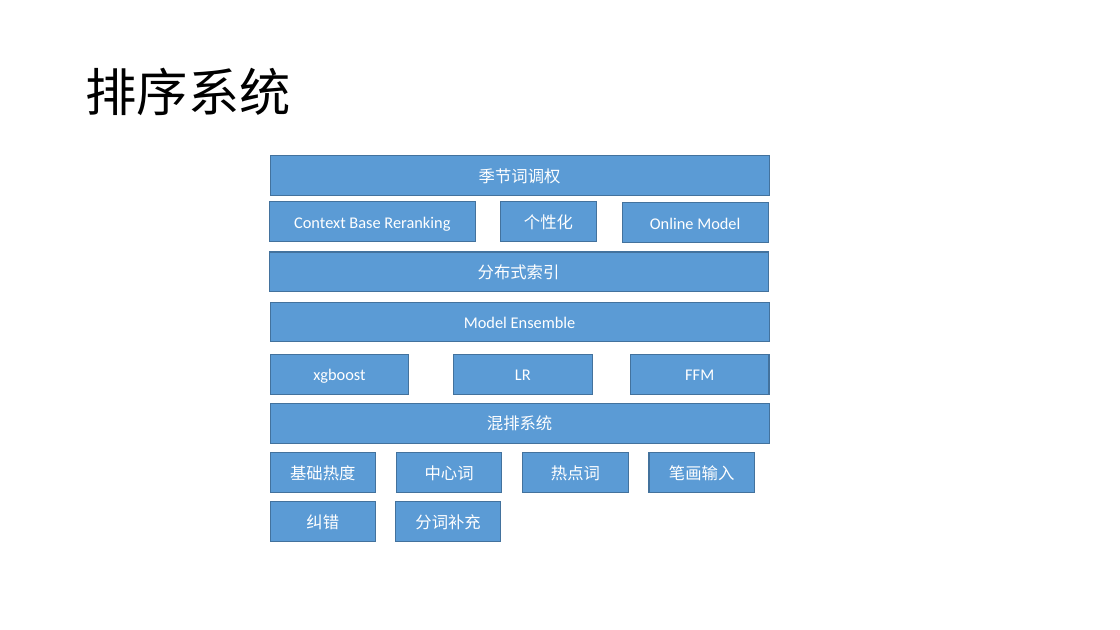
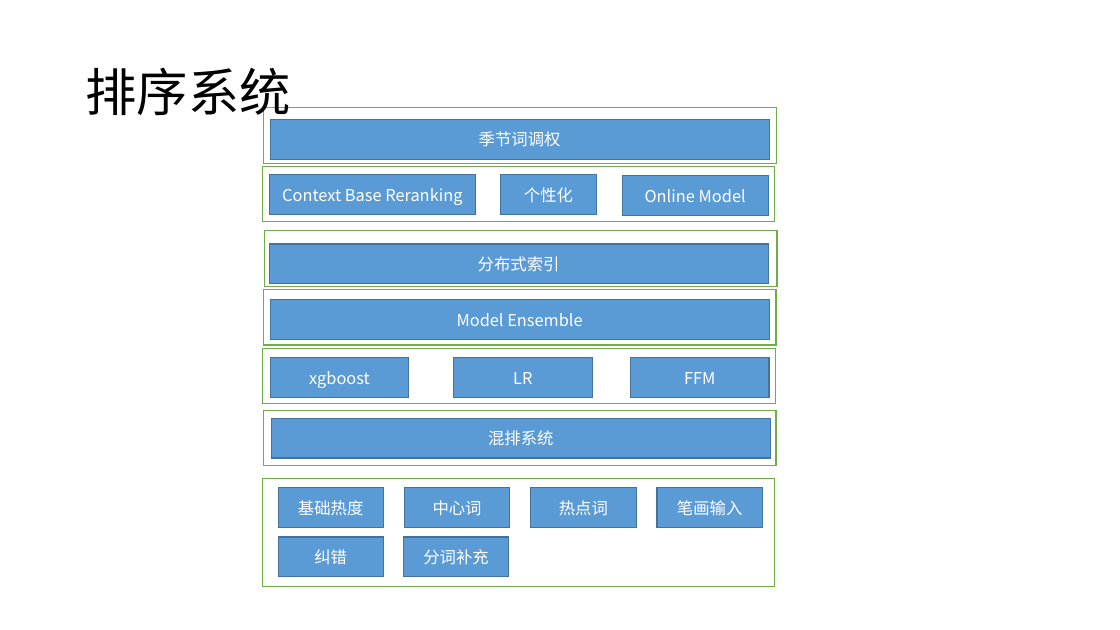
Before and after one commit to sampsonguo/hexo, a slide deck: slide 25 of docs/search/JD-search.pptx (slide 7 before the commit). Drawn at 1120x630 pixels with LibreOffice and Linux fonts; fonts in the diff are those of the drawing. Boxes give left, top, right and bottom in pixels: in the first picture for what was removed or moved away, otherwise in the second. Text is boxed around its words. In the diff, an @@ line names an element or a change of style, - is before the commit and + after.

```diff
--- a/docs/search/JD-search.pptx
+++ b/docs/search/JD-search.pptx
@@ rectangle added at [264, 108, 776, 163], fill #FFFFFF, outline #70AD47 1 pt @@
@@ rectangle "季节词调权": place and size @@
-rectangle "季节词调权" at [271, 156, 770, 196]
+rectangle "季节词调权" at [271, 119, 770, 159]
@@ rectangle added at [262, 166, 775, 222], fill #FFFFFF, outline #70AD47 1 pt @@
@@ 3 rectangles: place and size @@
-3 rectangles at [269, 202, 769, 243]
+3 rectangles at [269, 175, 769, 215]
@@ rectangle added at [265, 231, 777, 287], fill #FFFFFF, outline #70AD47 1 pt @@
@@ rectangle "分布式索引": place and size @@
-rectangle "分布式索引" at [269, 252, 768, 292]
+rectangle "分布式索引" at [269, 245, 768, 284]
@@ rectangle added at [264, 290, 776, 345], fill #FFFFFF, outline #70AD47 1 pt @@
@@ rectangle added at [263, 349, 776, 404], fill #FFFFFF, outline #70AD47 1 pt @@
@@ rectangle added at [264, 411, 776, 466], fill #FFFFFF, outline #70AD47 1 pt @@
@@ rectangle "混排系统": place and size @@
-rectangle "混排系统" at [271, 403, 770, 443]
+rectangle "混排系统" at [271, 418, 770, 458]
@@ rectangle added at [262, 479, 775, 587], fill #FFFFFF, outline #70AD47 1 pt @@
@@ font Calibri to Noto Sans CJK SC in 17 elements at [85, 67, 290, 124], [271, 300, 770, 339], [271, 358, 409, 397], [454, 358, 592, 397], [631, 358, 770, 397], [269, 245, 768, 284], [271, 418, 770, 458], [269, 175, 476, 214], [501, 175, 596, 214], [623, 176, 769, 215], [271, 119, 770, 159], [278, 488, 383, 528], [404, 488, 509, 528], [278, 537, 383, 576], [657, 488, 762, 528], [403, 537, 508, 576], [531, 488, 636, 528] @@
@@ rectangle "热点词": place and size @@
-rectangle "热点词" at [523, 453, 628, 492]
+rectangle "热点词" at [531, 488, 636, 528]
@@ rectangle "笔画输入": place and size @@
-rectangle "笔画输入" at [649, 453, 755, 492]
+rectangle "笔画输入" at [657, 488, 762, 528]
@@ 4 rectangles: place and size @@
-4 rectangles at [271, 453, 502, 541]
+4 rectangles at [278, 488, 509, 576]
```
Also in this commit, not shown: 6 other slides changed, 18 slides added, 3 other files.
